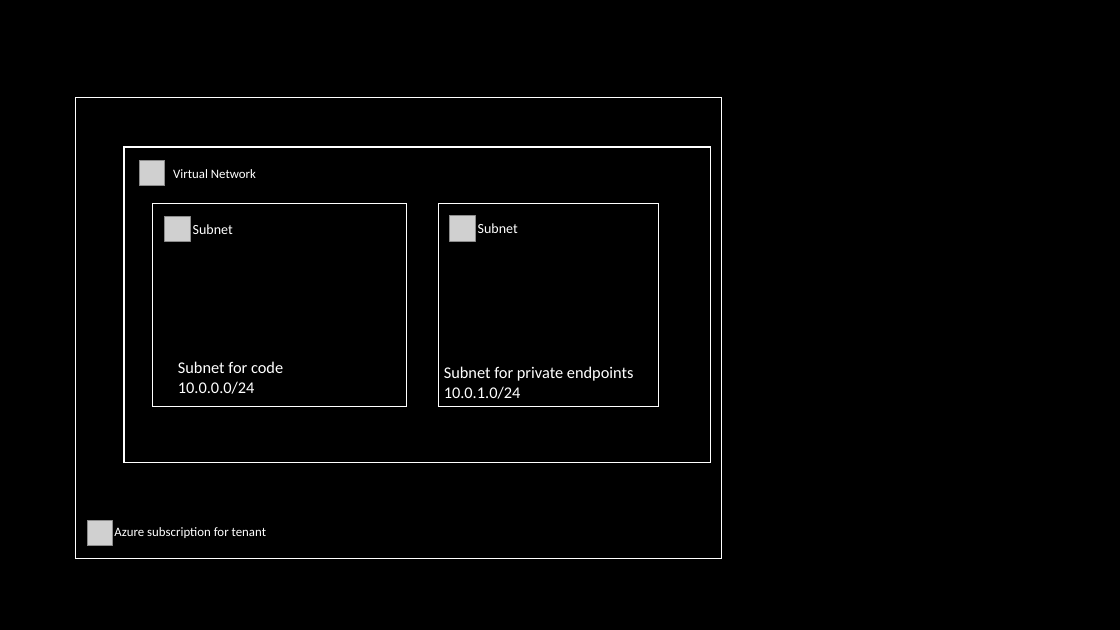
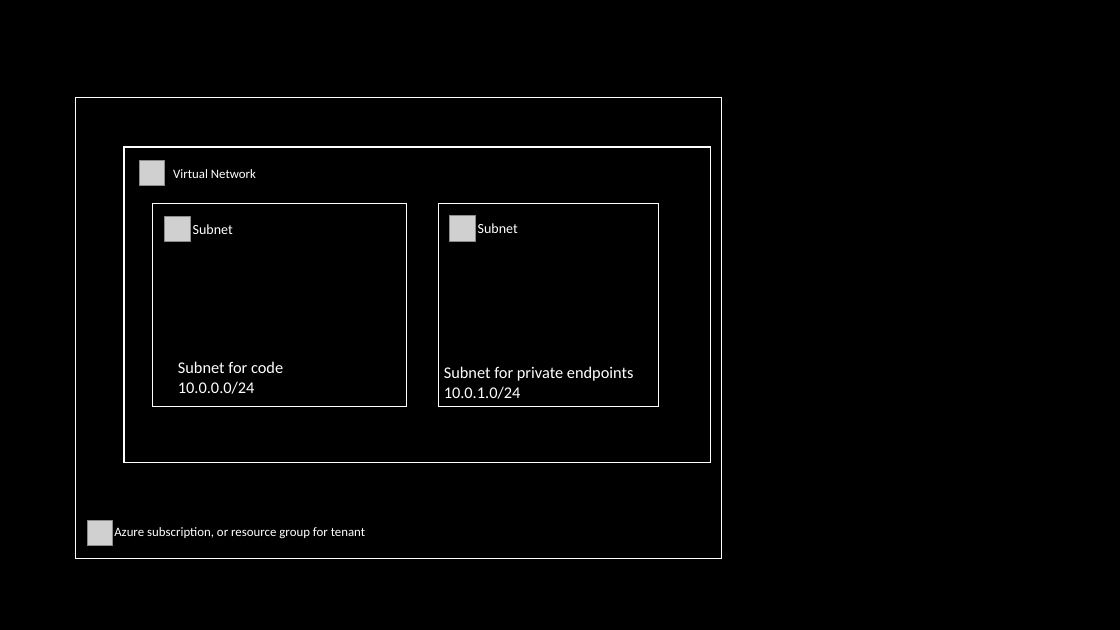
Before and after one commit to Ercenk/aoaiprivatelink, a slide deck: slide 4 of Assets/Exposing Azure OpenAI service.pptx. Drawn at 1120x630 pixels with LibreOffice and Linux fonts; fonts in the diff are those of the drawing; grey boxes stand for pictures. Boxes give left, top, right and bottom in pixels: in the first picture for what was removed or moved away, otherwise in the second. Text is boxed around its words. In the diff, an @@ line names an element or a change of style, - is before the commit and + after.

```diff
--- a/Assets/Exposing Azure OpenAI service.pptx
+++ b/Assets/Exposing Azure OpenAI service.pptx
@@ text at box(114, 527, 365, 538): text changed @@
-Azure subscription for tenant
+Azure subscription, or resource group for tenant
```
Also in this commit, not shown: 5 other slides changed, 9 other files.
